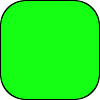
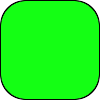
Before/after of a w=100, h=100 layered artwork. What changed in the layer stack:
painted on "Sektor Form" over (0, 0, 100, 100)
